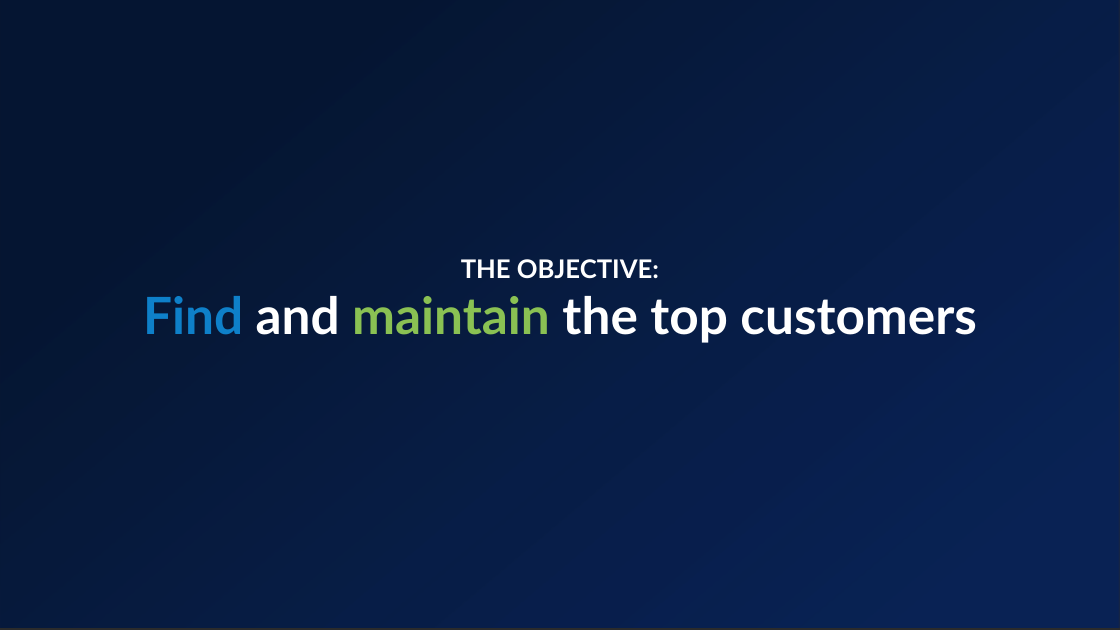
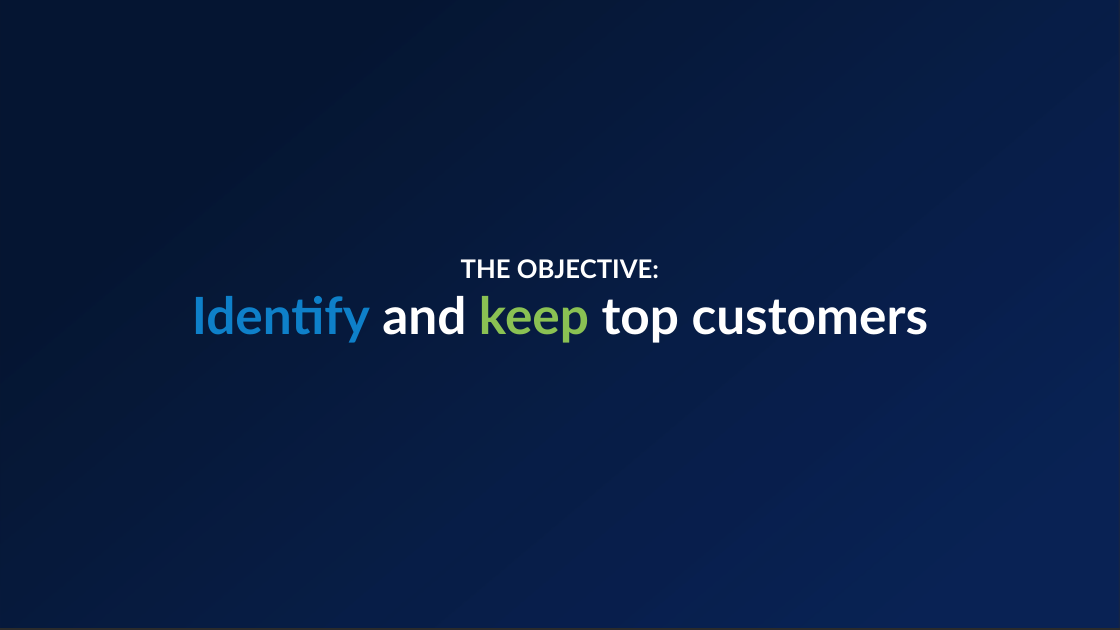
Before and after one commit to alireza-alizadegan/e-commerce-Sales, a slide deck: slide 3 of Presentation.pptx. Drawn at 1120x630 pixels with LibreOffice and Linux fonts; fonts in the diff are those of the drawing; background and template pictures are left out; a plain dark background stands for a picture behind light text. Boxes give left, top, right and bottom in pixels: in the first picture for what was removed or moved away, otherwise in the second. Text is boxed around its words. In the diff, an @@ line names an element or a change of style, - is before the commit and + after.

```diff
--- a/Presentation.pptx
+++ b/Presentation.pptx
@@ text "THE OBJECTIVE:": place and size @@
-text "THE OBJECTIVE:" at <box>143,259,977,343</box>
+text "THE OBJECTIVE:" at <box>192,259,929,343</box>
@@ text at <box>192,296,929,343</box>: text changed @@
-Find and maintain the top customers
+Identify and keep top customers
```
Also in this commit, not shown: 1 other slide changed, 1 slide added, 3 other files.
